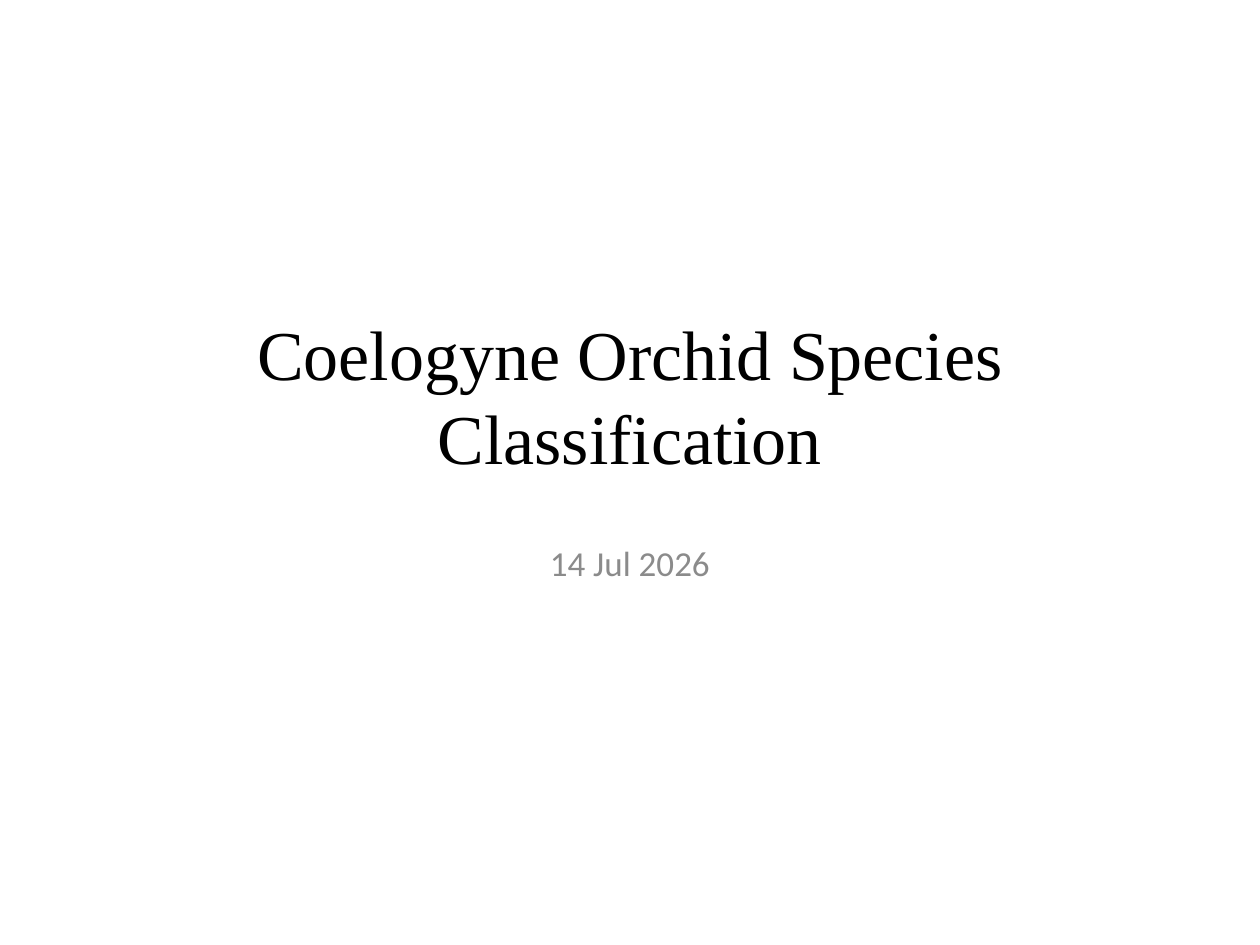
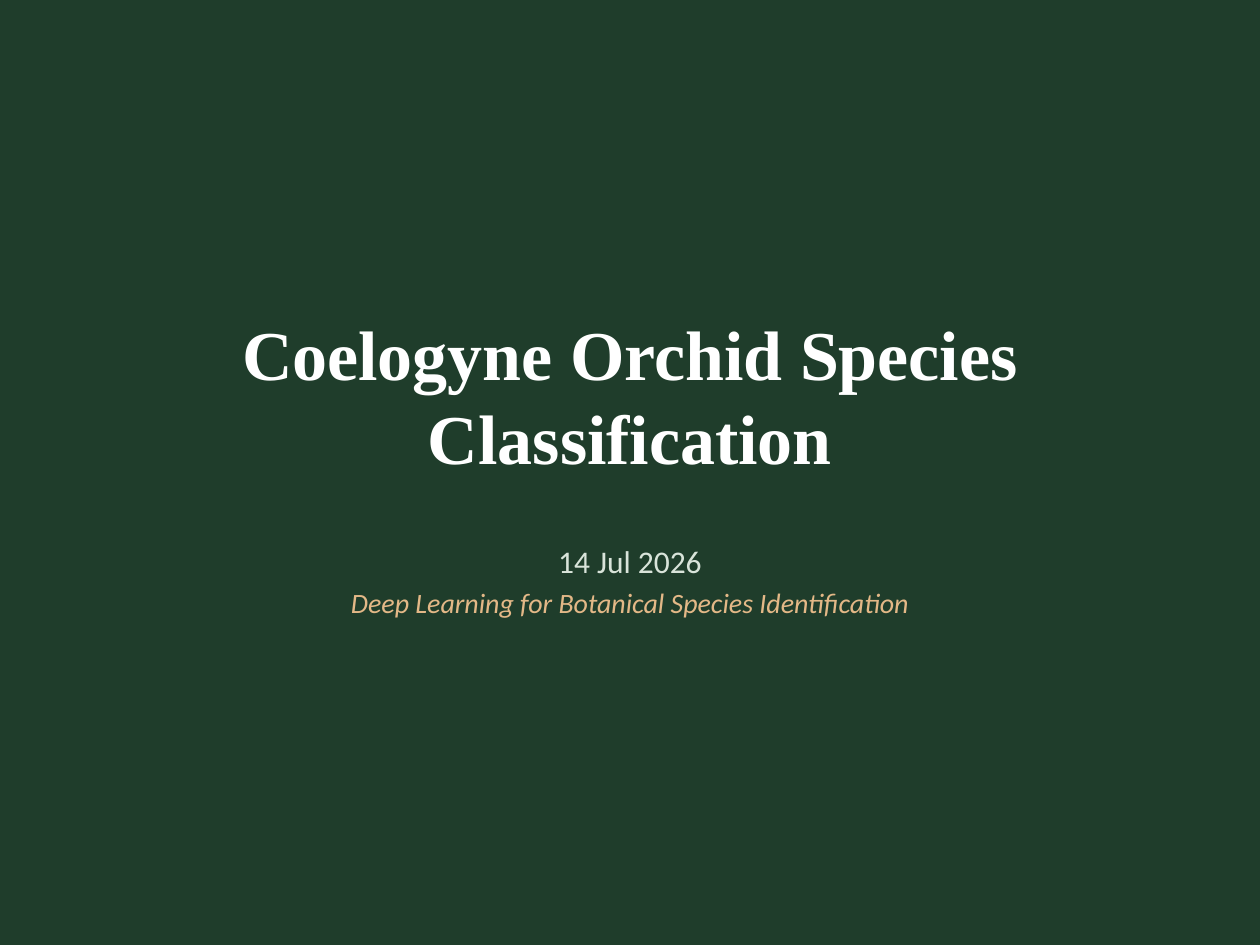
Before and after one commit to IritaSee/anggrek, a slide deck: slide 1 of docs/coelogyne_results_botany_academic.pptx. Drawn at 1260x945 pixels with LibreOffice and Linux fonts; fonts in the diff are those of the drawing. Boxes give left, top, right and bottom in pixels: in the first picture for what was removed or moved away, otherwise in the second. Text is boxed around its words. In the diff, an @@ line names an element or a change of style, - is before the commit and + after.

Commit message:
update result and design

```diff
--- a/docs/coelogyne_results_botany_academic.pptx
+++ b/docs/coelogyne_results_botany_academic.pptx
@@ background #FFFFFF to #1F3D2B @@
@@ title "Coelogyne Orchid Species Classification" at (x1=242, y1=331, x2=1017, y2=465): text colour #000000 to #FFFFFF, bold on @@
@@ subtitle "14 Jul 2026" at (x1=558, y1=551, x2=702, y2=573): size 20 to 18 pt, text colour #8C8C8C to #D9E4DA @@
@@ text added at (x1=351, y1=593, x2=908, y2=618), 16 pt, text #E3B887, italic @@
+Deep Learning for Botanical Species Identification
```
Also in this commit, not shown: 13 other slides changed, 3 slides added, 1 slide removed.
